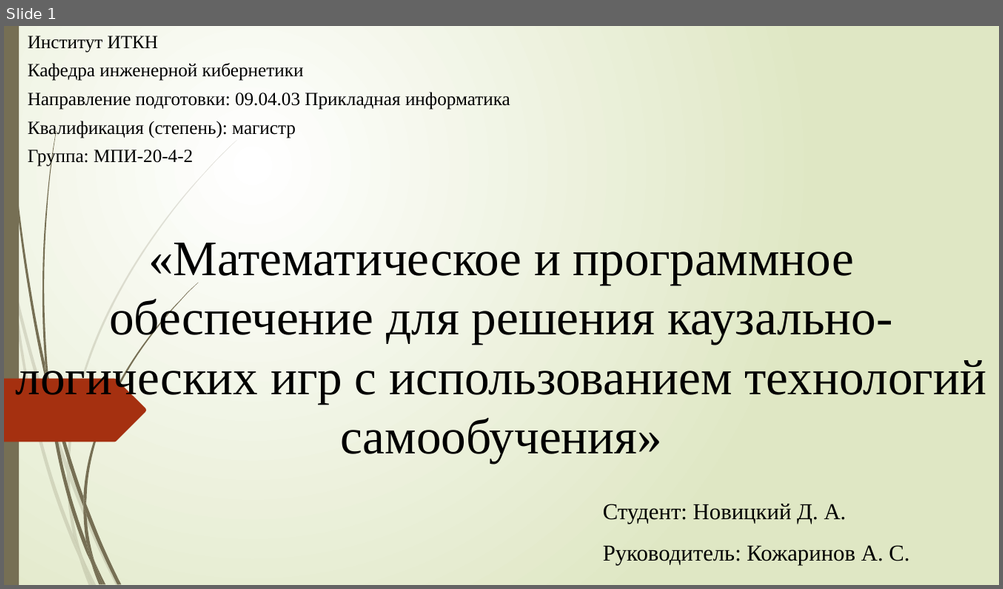
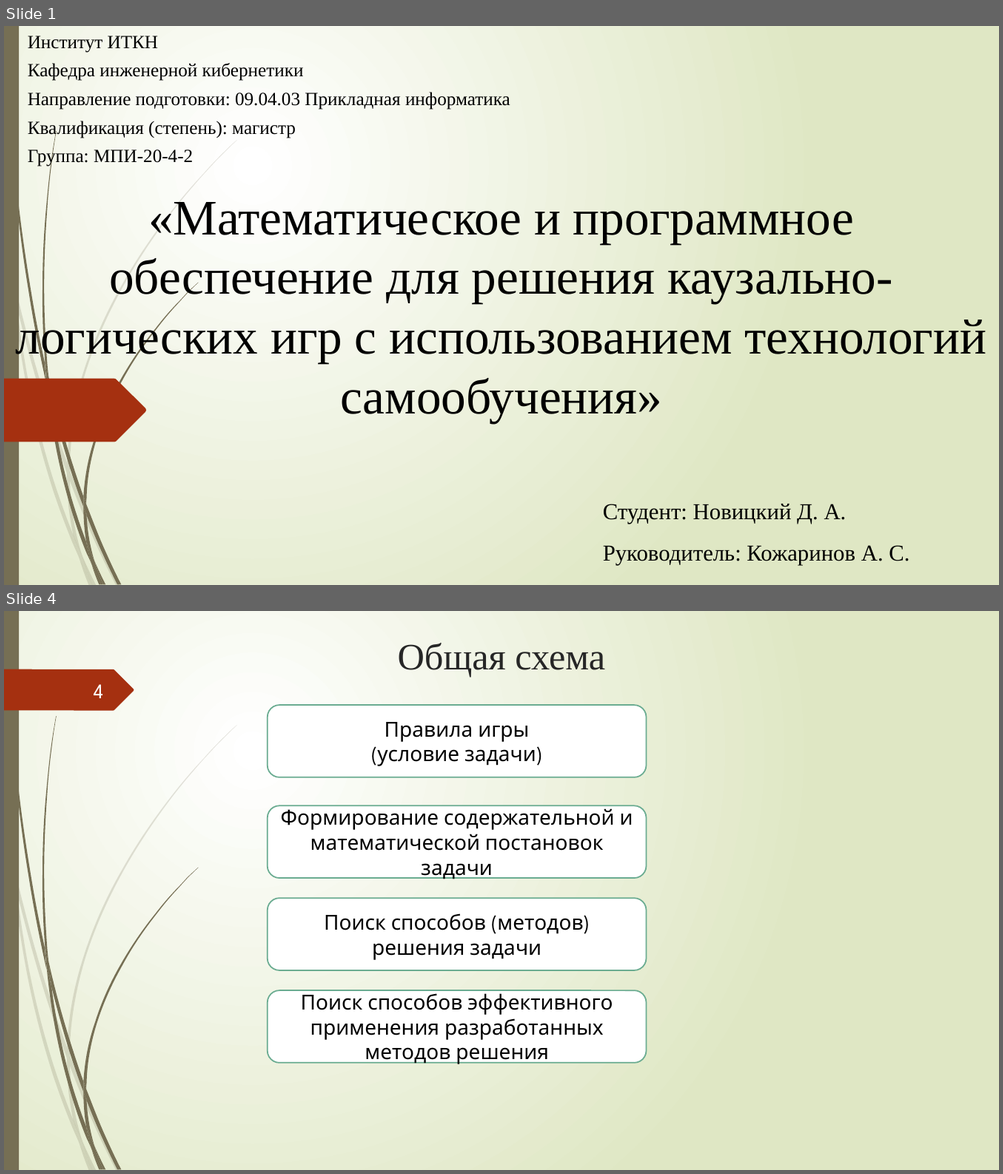
Before and after one commit to xex238/Diploma_2022, a slide deck: docs/Отчёты/ВКР/Новицкий_МПИ-20-4-2_ВКР_Презентация.pptx. Shown one above the other, each under a label of ours: slide 1 before the commit, slides 1 and 4 after it; the slides between them are not shown. The pictures are 1003x589 and 1003x1174 pixels, drawn with LibreOffice and Linux fonts; fonts in the diff are those of the drawing. Boxes give left, top, right and bottom in pixels: in the first picture for what was removed or moved away, otherwise in the second. Text is boxed around its words. In the diff, an @@ line names an element or a change of style, - is before the commit and + after.

```diff
--- a/docs/Отчёты/ВКР/Новицкий_МПИ-20-4-2_ВКР_Презентация.pptx
+++ b/docs/Отчёты/ВКР/Новицкий_МПИ-20-4-2_ВКР_Презентация.pptx
@@ slide 4 added at box(4, 611, 999, 1170), background gradient #FFFFFF to #DFE8C4; not listed: 23 template elements that a slide beside it also shows @@
@@ title added at box(398, 643, 605, 677), 36 pt, text #262626 @@
+Общая схема
@@ freeform shape added at box(4, 669, 134, 710), fill #A53010 @@
@@ page number added at box(94, 684, 104, 698), 20 pt, text #FEFFFF @@
+4
@@ rounded rectangle added at box(267, 705, 646, 777), fill #FFFFFF, outline #6AAC91 1.25 pt, 20 pt, text #000000 @@
+Правила игры
+(условие задачи)
@@ rounded rectangle added at box(267, 806, 646, 878), fill #FFFFFF, outline #6AAC91 1.25 pt, 20 pt, text #000000 @@
+Формирование содержательной и математической постановок задачи
@@ rounded rectangle added at box(267, 898, 646, 971), fill #FFFFFF, outline #6AAC91 1.25 pt, 20 pt, text #000000 @@
+Поиск способов (методов) решения задачи
@@ rounded rectangle added at box(267, 991, 646, 1063), fill #FFFFFF, outline #6AAC91 1.25 pt, 20 pt, text #000000 @@
+Поиск способов эффективного применения разработанных методов решения
@@ slide 1 changed as well @@
@@ text "«Математическое и программное обеспечение для ...": place and size @@
-text "«Математическое и программное обеспечение для ..." at box(16, 243, 986, 463)
+text "«Математическое и программное обеспечение для ..." at box(16, 202, 986, 423)
```
Also in this commit, not shown: 2 other slides added, 1 slide removed, 32 other files.
